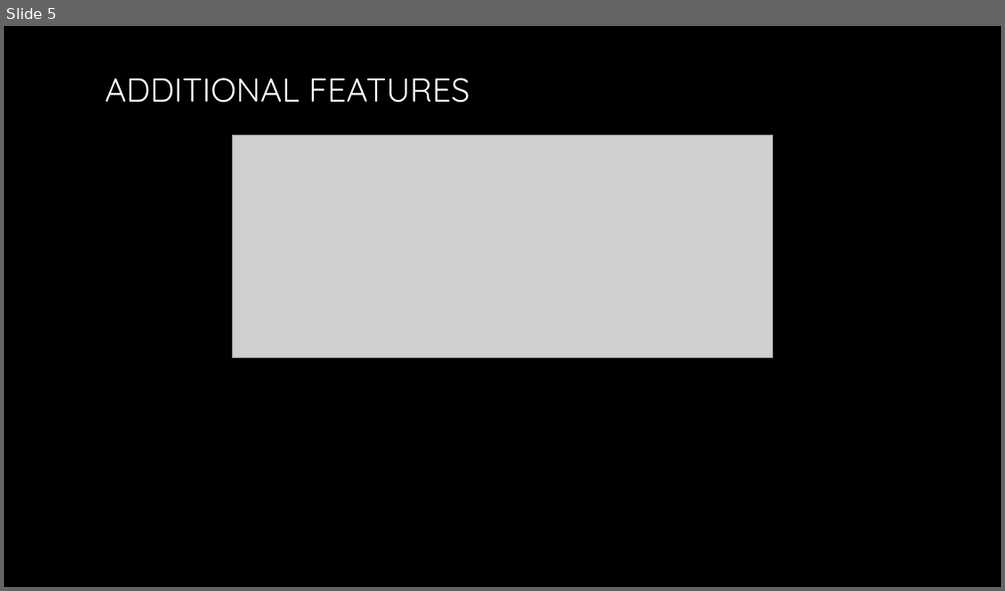
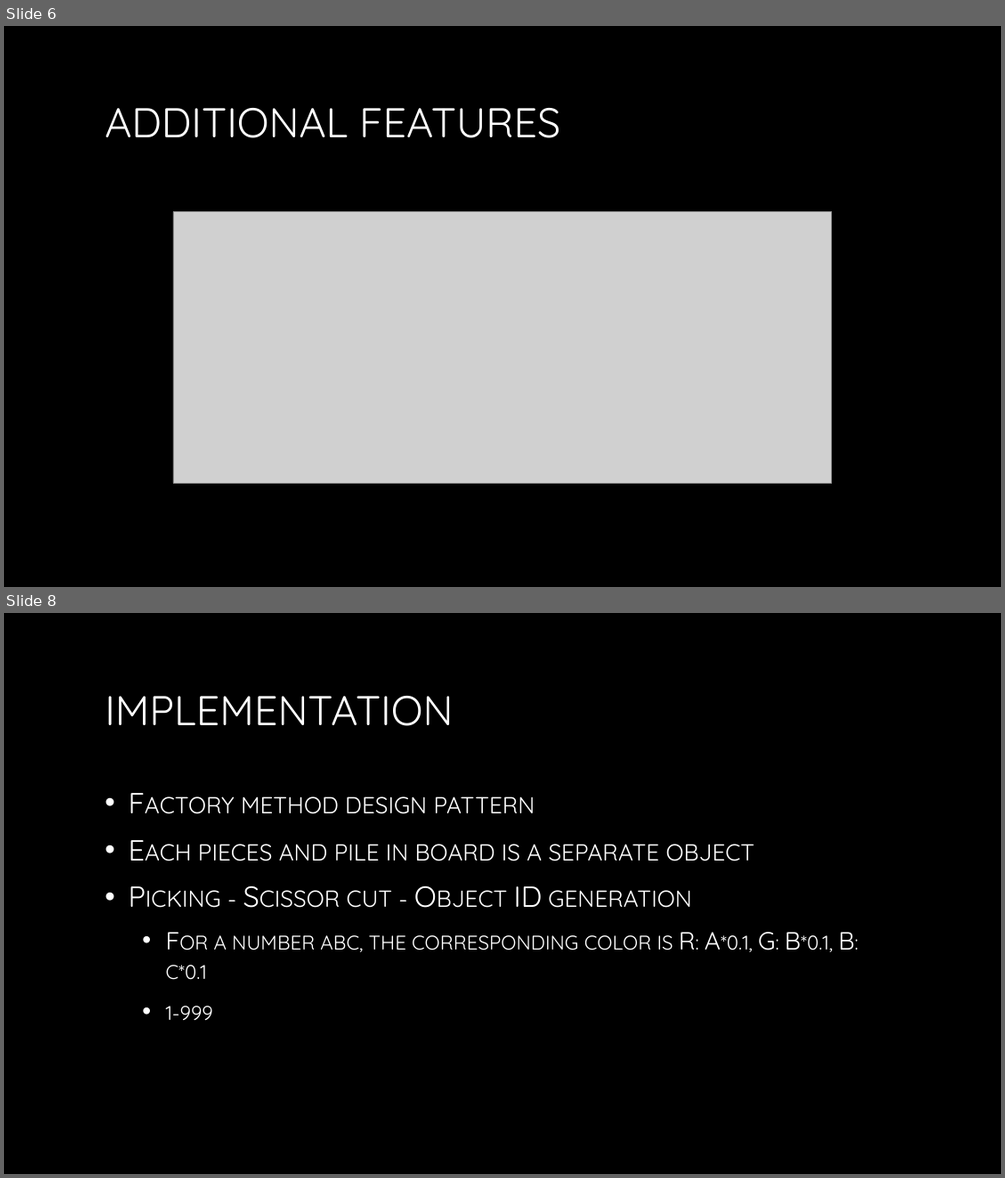
Before and after one commit to greenwind89/yo_557_2015_mt, a slide deck: FinalProject/docs/presentation.pptx. Shown one above the other, each under a label of ours: slide 5 before the commit, slides 6 and 8 after it; the slides between them are not shown. The pictures are 1005x591 and 1005x1178 pixels, drawn with LibreOffice and Linux fonts; fonts in the diff are those of the drawing; grey boxes stand for pictures; background and template pictures are left out. Boxes give left, top, right and bottom in pixels: in the first picture for what was removed or moved away, otherwise in the second. Text is boxed around its words. In the diff, an @@ line names an element or a change of style, - is before the commit and + after.

```diff
--- a/FinalProject/docs/presentation.pptx
+++ b/FinalProject/docs/presentation.pptx
@@ slide 8 added at (x1=4, y1=613, x2=1001, y2=1174), background picture (left out) @@
@@ title added at (x1=105, y1=696, x2=453, y2=726), 40 pt, text gradient #FFFFFF to #A6A6A6 @@
+IMPLEMENTATION
@@ text added at (x1=166, y1=796, x2=854, y2=1020), 28 pt, text gradient #FFFFFF to #BFBFBF, small capitals @@
+• Factory method design pattern
+• Each pieces and pile in board is a separate object
+• Picking - Scissor cut - Object ID generation
+  • For a number abc, the corresponding color is R: A*0.1, G: B*0.1, B: c*0.1
+  • 1-999
@@ what was slide 5 is now slide 6 @@
@@ slide 6 changed as well @@
@@ title "ADDITIONAL FEATURES" moved from (x1=105, y1=78, x2=469, y2=103) to (x1=105, y1=108, x2=560, y2=138) @@
@@ title "ADDITIONAL FEATURES" at (x1=105, y1=108, x2=560, y2=138): size 32 to 40 pt @@
@@ picture resized from (x1=232, y1=135, x2=773, y2=357) to (x1=173, y1=211, x2=832, y2=483) @@
```
Also in this commit, not shown: 4 other slides changed, 2 other slides added, 3 slides removed.
